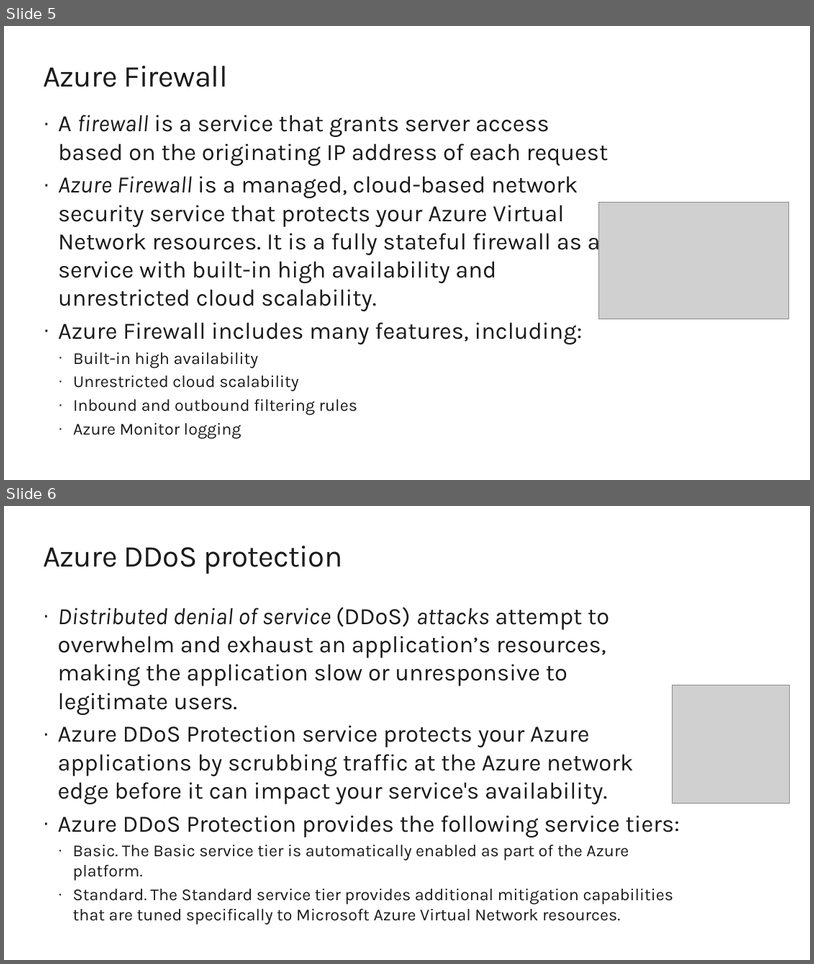
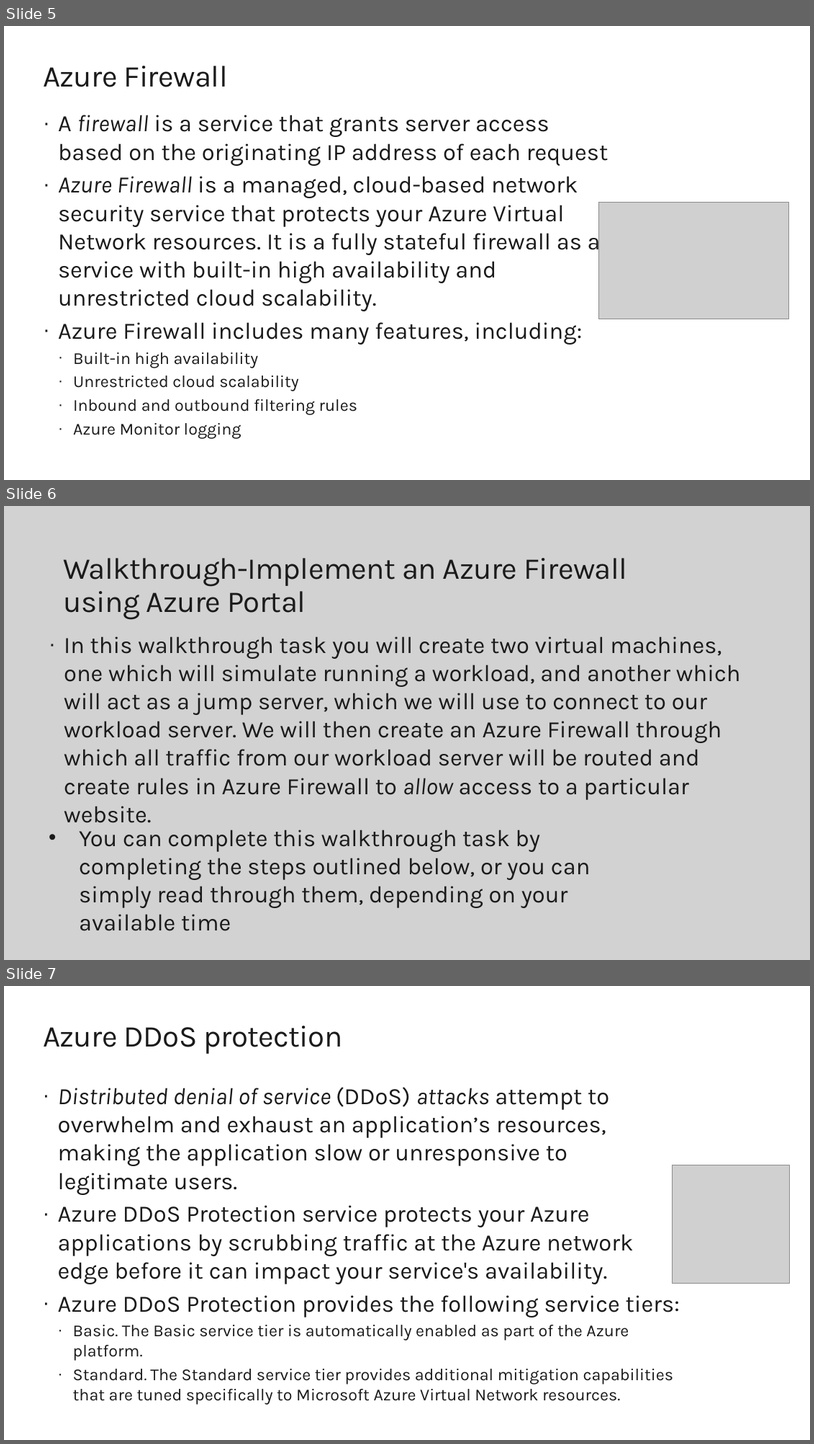
Before and after one commit to eamonnk/azfund, a slide deck: Templates/PPTs and pdfs released apr 2019/AZ-900T01 Microsoft Azure Fundamentals-03.pptx. Shown one above the other, each under a label of ours: slides 5 and 6 before the commit, slides 5, 6 and 7 after it. The pictures are 814x964 and 814x1444 pixels, drawn with LibreOffice and Linux fonts; fonts in the diff are those of the drawing; grey boxes stand for pictures; background and template pictures are left out. Boxes give left, top, right and bottom in pixels: in the first picture for what was removed or moved away, otherwise in the second. Text is boxed around its words. In the diff, an @@ line names an element or a change of style, - is before the commit and + after.

Commit message:
added firewall walkthrough to mod 03 ppt

```diff
--- a/Templates/PPTs and pdfs released apr 2019/AZ-900T01 Microsoft Azure Fundamentals-03.pptx
+++ b/Templates/PPTs and pdfs released apr 2019/AZ-900T01 Microsoft Azure Fundamentals-03.pptx
@@ slide 6 added at (4, 506, 810, 960), background #D2D2D2 @@
@@ title added at (63, 558, 628, 620), 36 pt, text #1A1A1A @@
+Walkthrough-Implement an Azure Firewall using Azure Portal
@@ text added at (64, 636, 741, 800), 28 pt, text #1A1A1A @@
+· In this walkthrough task you will create two virtual machines, one which will simulate running a workload, and another which will act as a jump server, which we will use to connect to our workload server. We will then create an Azure Firewall through which all traffic from our workload server will be routed and create rules in Azure Firewall to allow access to a particular website.
@@ text added at (79, 829, 590, 931), 28 pt, text #1A1A1A @@
+• You can complete this walkthrough task by completing the steps outlined below, or you can simply read through them, depending on your available time
@@ what was slide 6 is now slide 7 @@
```
